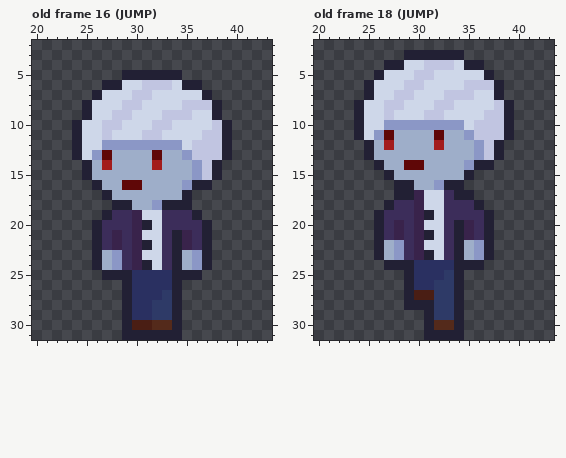
Two versions of one pixel-art file, anotherThreat/aseprite/player.aseprite. Above, as it was before the edit.
48x32 pixels, 47 frames. Colours within 5 levels of each other are drawn and written as one. Shown: old frame 16 (JUMP): x 20..43, y 2..31; old frame 18 (JUMP): x 20..43, y 2..31. The commit also changed other frames, which this record leaves out.
The same view after the edit:
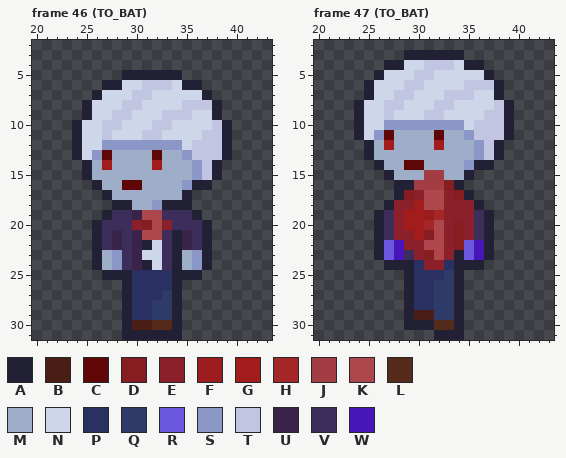
Palette (. is transparent): A #222034  B #4a1e14  C #5f0707  D #861d21  E #8c202a  F #9c1c1d  G #a31c1c  H #a52626  J #a23d43  K #ad474b  L #542a1b  M #9eaec9  N #ced7e9  P #2a3061  Q #2e3a67  R #6b58de  S #8b97c6  T #c1c5e1  U #39234b  V #3c2d5a  W #4815b8
A new or re-ordered frame is compared with the old frame closest to it.
What changed:
frames re-ordered
Frame 46 (TO_BAT) against old frame 16 (JUMP), layer "body_effect":
Colour A gives way to colour D in row 20 at x 31.
Colour U gives way to colour E in row 20 at x 30.
Colour V gives way to colour E in row 20 at x 33.
Colour N gives way to colour K in row 19 at x 31 to 32; in row 20 at x 32; in row 21 at x 31 to 32.
Frame 47 (TO_BAT) against old frame 18 (JUMP), layers "body_effect", "player":
The edit adds colour A in row 29 at x 29; in row 30 at x 29 to 30.
The edit adds colour B in row 29 at x 30.
Colour A gives way to colour B in row 29 at x 31.
Colour A gives way to colour D in row 16 at x 33; in row 17 at x 29 and 34; in row 20 at x 34; in row 21 at x 31 and 34; in row 22 at x 34; in row 23 at x 31.
Colour P gives way to colour E in row 24 at x 31 to 32.
Colour U gives way to colour E in row 17 at x 30; in rows 20 to 21 at x 28 and 35; in rows 22 to 23 at x 30.
Colour V gives way to colour E in row 17 at x 33; in row 18 at x 28 to 29 and 33 to 35; in row 19 at x 28 and 33 to 35; in row 20 at x 33; in rows 21 to 22 at x 29 and 33; in row 23 at x 33.
Colour A gives way to colour F in row 19 at x 31.
Colour U gives way to colour G in rows 18 to 21 at x 30.
Colour V gives way to colour G in rows 19 to 20 at x 29.
Colour N gives way to colour H in row 19 at x 32; in row 20 at x 31.
Colour M gives way to colour J in row 15 at x 31 to 32; in row 16 at x 30 to 31.
Colour S gives way to colour J in row 16 at x 32.
Colour N gives way to colour K in rows 17 to 18 at x 31 to 32; in rows 20 to 21 at x 32; in row 22 at x 31 to 32; in row 23 at x 32.
Colour A gives way to colour P in row 28 at x 30 to 31.
Colour B gives way to colour P in row 27 at x 30 to 31.
Colour M gives way to colour R in rows 22 to 23 at x 27 and 35.
Colour S gives way to colour W in rows 22 to 23 at x 28 and 36.
Colour A is gone in row 31 at x 31.
